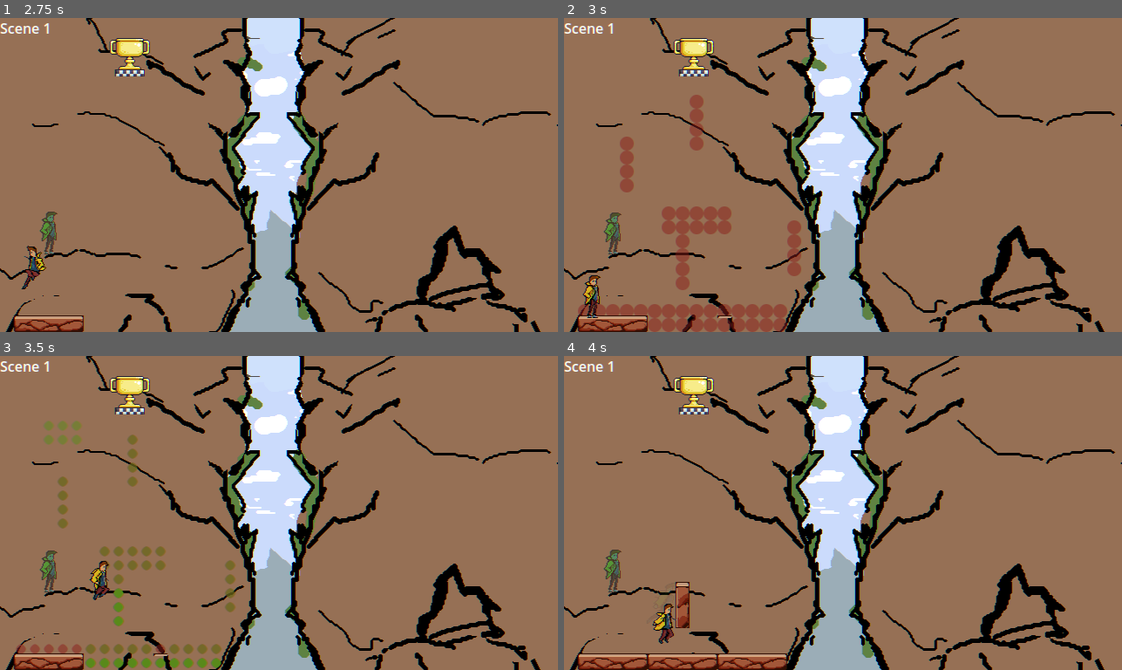
Above: before the commit, frames 1-4 (two rows, left to right).
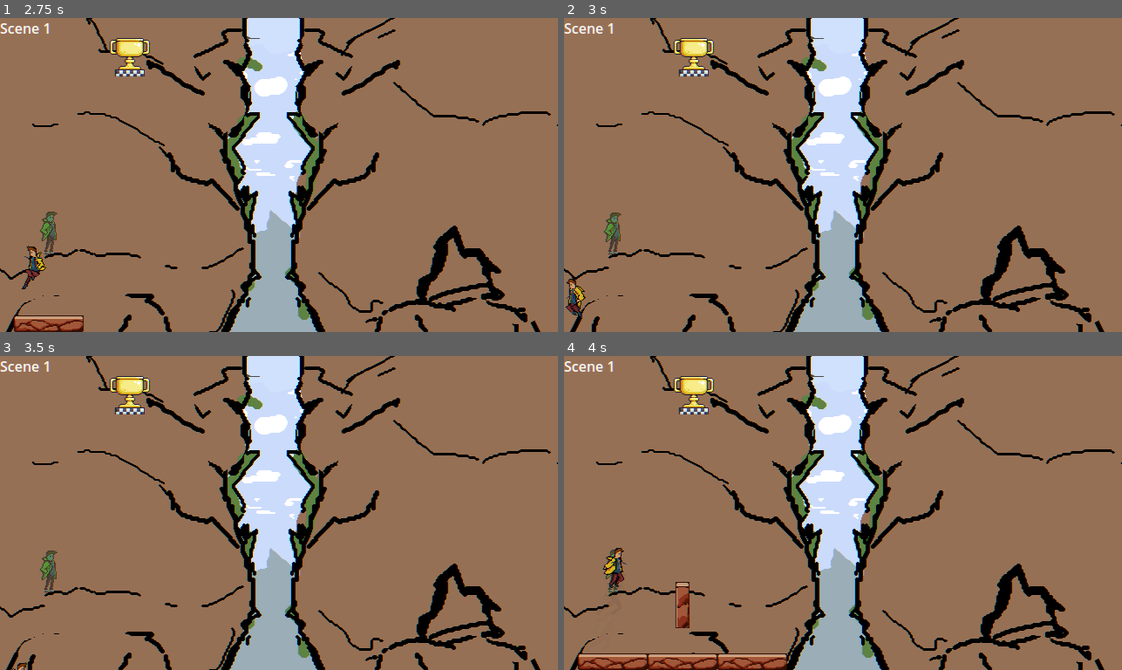
Above: after the commit, the same moments.

Repository: DeVelox/Niro
Game: Godot game, scene res://main.tscn
Two runs of this game, one before a commit and one after it. Both use one fixed random seed, a clock stepped at 60 frames per second and the inputs below.
Inputs:
- Up to frame 1 (2.75 s): hold D (right) 0.53-2.03 s; tap Shift (dash) at 0.6, 2.1 s; tap Space (jump) at 0.77, 1.52 s; tap F (interact) at 1.35 s; tap Enter at 2 s; hold A (left) from 2.03 s (still down)
- Up to frame 2 (3 s): release A (left) at 2.78 s; hold D (right) from 2.78 s (still down); tap F (interact) at 2.85 s
- Up to frame 3 (3.5 s): keep holding D (right); tap Space (jump) at 3.02 s
- Up to frame 4 (4 s): keep holding D (right); tap Shift (dash) at 3.6 s; tap Space (jump) at 3.77 s

Frame 1 is identical in both runs. In frame 2, 5.4% of the frame differs, in the area x 0-43%, y 24-100%; in frame 3, 3.3%; in frame 4, 0.6%.

Commit message:
dkjsajfkldsjafkljdklsj

Diff:
--- a/levels/tutorial/legs1.tscn
+++ b/levels/tutorial/legs1.tscn
@@ -32,8 +32,6 @@
 [node name="Scene1" parent="." node_paths=PackedStringArray("next") instance=ExtResource("3_s1u40")]
 layer_1/tile_data = PackedInt32Array(-131071, 524290, 8, -65535, 524290, 9, -131070, 589826, 8, -65534, 589826, 9, -131069, 655362, 8, -65533, 655362, 9, -131068, 720898, 8, -65532, 720898, 9, -131067, 786434, 8, -65531, 786434, 9)
 layer_3/tile_data = PackedInt32Array(-131071, 1, 262144, -131070, 1, 262144, -131069, 1, 262144, -131068, 1, 262144, -131067, 1, 262144)
-layer_4/tile_data = PackedInt32Array(-131071, 1, 327680, -65535, 1, 327680)
-layer_5/tile_data = PackedInt32Array(-131071, 1, 327680, -65535, 1, 327680, -65534, 1, 327680, -65533, 1, 327680, -131070, 1, 327680, -131069, 1, 327680, -131068, 1, 327680, -65532, 1, 327680, -131067, 1, 327680, -65531, 1, 327680)
 next = NodePath("../Scene2")
 
 [node name="Scene2" parent="." node_paths=PackedStringArray("prev", "next") instance=ExtResource("3_s1u40")]
@@ -41,7 +39,7 @@
 scale = Vector2(0.999999, 1)
 layer_1/tile_data = PackedInt32Array(-131071, 524290, 8, -65535, 524290, 9, -131070, 589826, 8, -65534, 589826, 9, -131 …(586 unchanged characters)…
 layer_3/tile_data = PackedInt32Array(-131061, 1, 262144, -131060, 1, 262144, -131059, 1, 262144, -131058, 1, 262144, -131057, 1, 262144)
-layer_4/tile_data = PackedInt32Array(-131066, 1, 131072, -65 …(428 unchanged characters)… 262136, 1, 131072, -131071, 1, 327680, -65535, 1, 327680, -65534, 1, 327680, -131070, 1, 327680, -131069, 1, 327680, -65533, 1, 327680, -65532, 1, 327680, -131068, 1, 327680, -131067, 1, 327680, -65531, 1, 327680)
+layer_4/tile_data = PackedInt32Array(-131066, 1, 131072, -65 …(428 unchanged characters)… 262136, 1, 131072, -131071, 1, 327680, -131070, 1, 327680, -131069, 1, 327680, -131068, 1, 327680, -131067, 1, 327680, -65535, 1, 327680, -65534, 1, 327680, -65533, 1, 327680, -65532, 1, 327680, -65531, 1, 327680)
 layer_5/tile_data = PackedInt32Array(-458744, 1, 196608, -393208, 1, 196608, -327672, 1, 196608, -262136, 1, 196608, -6 …(582 unchanged characters)…
 prev = NodePath("../Scene1")
 next = NodePath("../Scene3")
@@ -51,14 +49,3 @@
 layer_4/tile_data = PackedInt32Array(-458736, 1, 131072, -393200, 1, 131072, -327664, 1, 131072, -524272, 1, 131072, -5 …(680 unchanged characters)…
 layer_5/tile_data = PackedInt32Array(-524272, 1, 196608, -458736, 1, 196608, -393200, 1, 196608, -327664, 1, 196608, -1 …(554 unchanged characters)…
 prev = NodePath("../Scene2")
-
-[connection signal="body_entered" from="Scene1/Fader" to="Scene1/Fader" method="_on_body_entered"]
-[connection signal="body_entered" from="Scene1/@Area2D@153644" to="Scene1/@Area2D@153644" method="_on_body_entered"]
-[connection signal="body_entered" from="Scene1/@Area2D@153645" to="Scene1/@Area2D@153645" method="_on_body_entered"]
-[connection signal="body_entered" from="Scene1/@Area2D@153646" to="Scene1/@Area2D@153646" method="_on_body_entered"]
-[connection signal="body_entered" from="Scene1/@Area2D@153647" to="Scene1/@Area2D@153647" method="_on_body_entered"]
-[connection signal="body_entered" from="Scene2/Fader" to="Scene2/Fader" method="_on_body_entered"]
-[connection signal="body_entered" from="Scene2/@Area2D@153659" to="Scene2/@Area2D@153659" method="_on_body_entered"]
-[connection signal="body_entered" from="Scene2/@Area2D@153660" to="Scene2/@Area2D@153660" method="_on_body_entered"]
-[connection signal="body_entered" from="Scene2/@Area2D@153661" to="Scene2/@Area2D@153661" method="_on_body_entered"]
-[connection signal="body_entered" from="Scene2/@Area2D@153662" to="Scene2/@Area2D@153662" method="_on_body_entered"]
--- a/prefabs/level design/tilemap.tscn
+++ b/prefabs/level design/tilemap.tscn
@@ -2604,3 +2604,4 @@
 layer_5/name = "Fade out"
 layer_5/tile_data = PackedInt32Array()
 script = ExtResource("7_ljndr")
+delay = null
--- a/scripts/singleton/scene_manager.gd
+++ b/scripts/singleton/scene_manager.gd
@@ -223,7 +223,7 @@
 	await get_tree().create_timer(1).timeout
 
 	_remove_temp_layer(tilemap, temp)
-	toggle_layers(tilemap, true)
+	toggle_layers(tilemap, true, true)
 
 
 func fade_out(tilemap: TileMap) -> void:
@@ -248,9 +248,13 @@
 	tilemap.remove_layer(layer)
 
 
-func toggle_layers(tilemap: TileMap, state: bool) -> void:
-	for i in [1,2]:
-		tilemap.set_layer_enabled(i, state)
+func toggle_layers(tilemap: TileMap, state: bool, all: bool = false) -> void:
+	if all:
+		for i in tilemap.get_layers_count():
+			tilemap.set_layer_enabled(i, state)
+	else:
+		for i in [1,2]:
+			tilemap.set_layer_enabled(i, state)
 
 
 func fade_animation(tilemap: TileMap, layer: int, position: Vector2, source: int, temp: int) -> void:
--- a/scripts/tilemap.gd
+++ b/scripts/tilemap.gd
@@ -7,7 +7,7 @@
 # Called when the node enters the scene tree for the first time.
 func _ready() -> void:
 	if next:
-		Scene.toggle_layers(next, false)
+		Scene.toggle_layers(next, false, true)
 		Scene.should_fade.connect(_fade)
 
 
